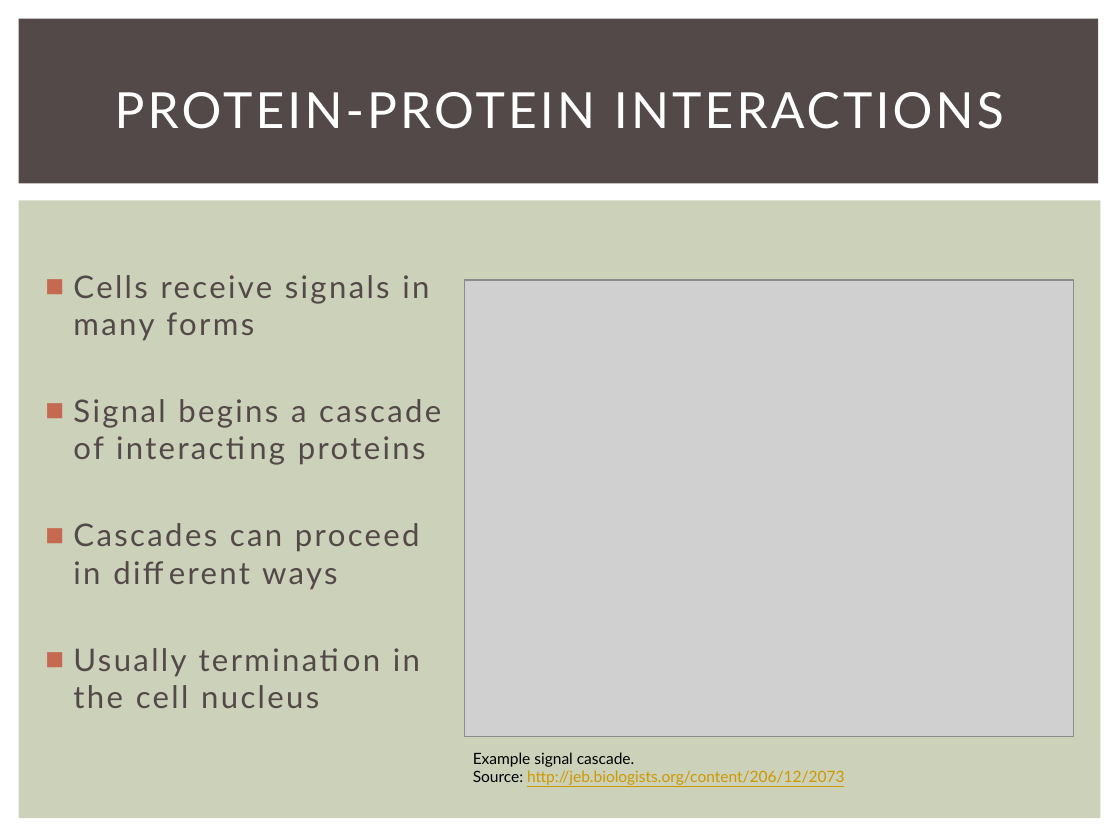
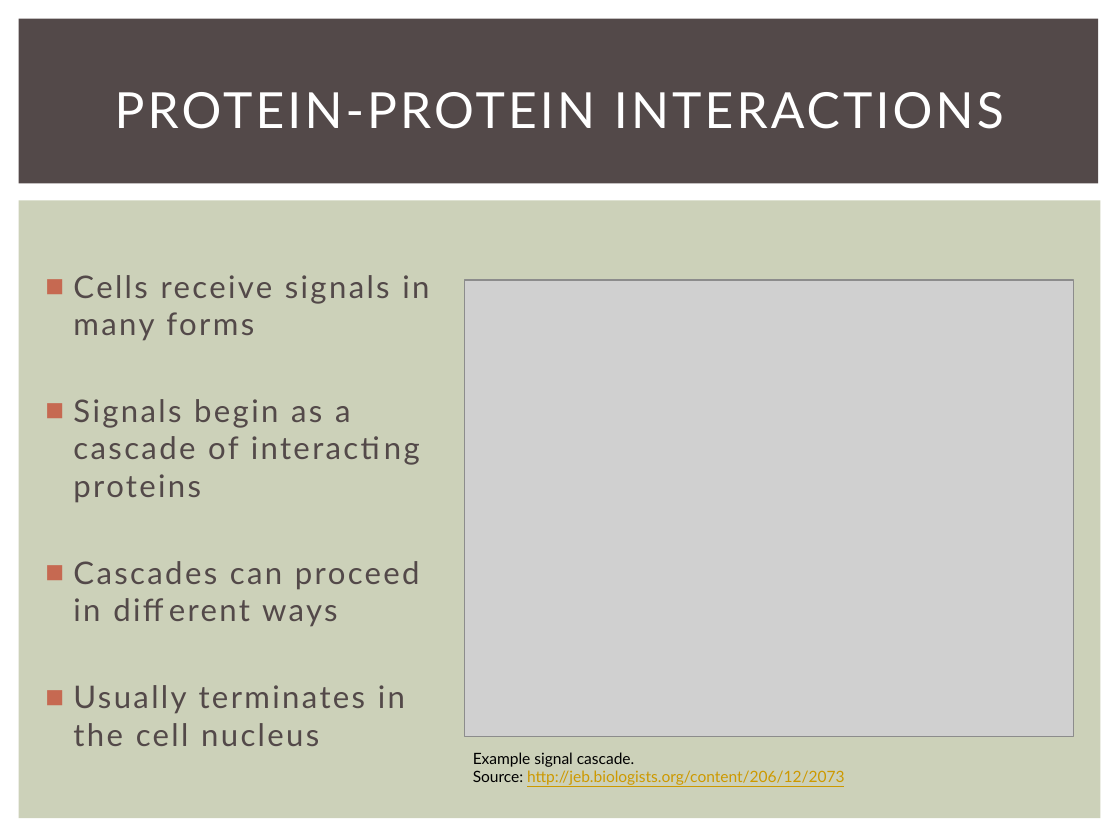
Before and after one commit to dadler6/Networks_Final, a slide deck: slide 2 of PPI_Networks_Presentation.pptx. Drawn at 1120x840 pixels with LibreOffice and Linux fonts; fonts in the diff are those of the drawing; grey boxes stand for pictures. Boxes give left, top, right and bottom in pixels: in the first picture for what was removed or moved away, otherwise in the second. Text is boxed around its words. In the diff, an @@ line names an element or a change of style, - is before the commit and + after.

Commit message:
Presentation changes

```diff
--- a/PPI_Networks_Presentation.pptx
+++ b/PPI_Networks_Presentation.pptx
@@ text at (73,399,350,502): text changed @@
-■ Signal begins a cascade of interacting proteins
+■ Signals begin as a cascade of interacting proteins
@@ text at (73,685,405,746): text changed @@
-■ Usually termination in the cell nucleus
+■ Usually terminates in the cell nucleus
```
Also in this commit, not shown: 3 other slides changed.
